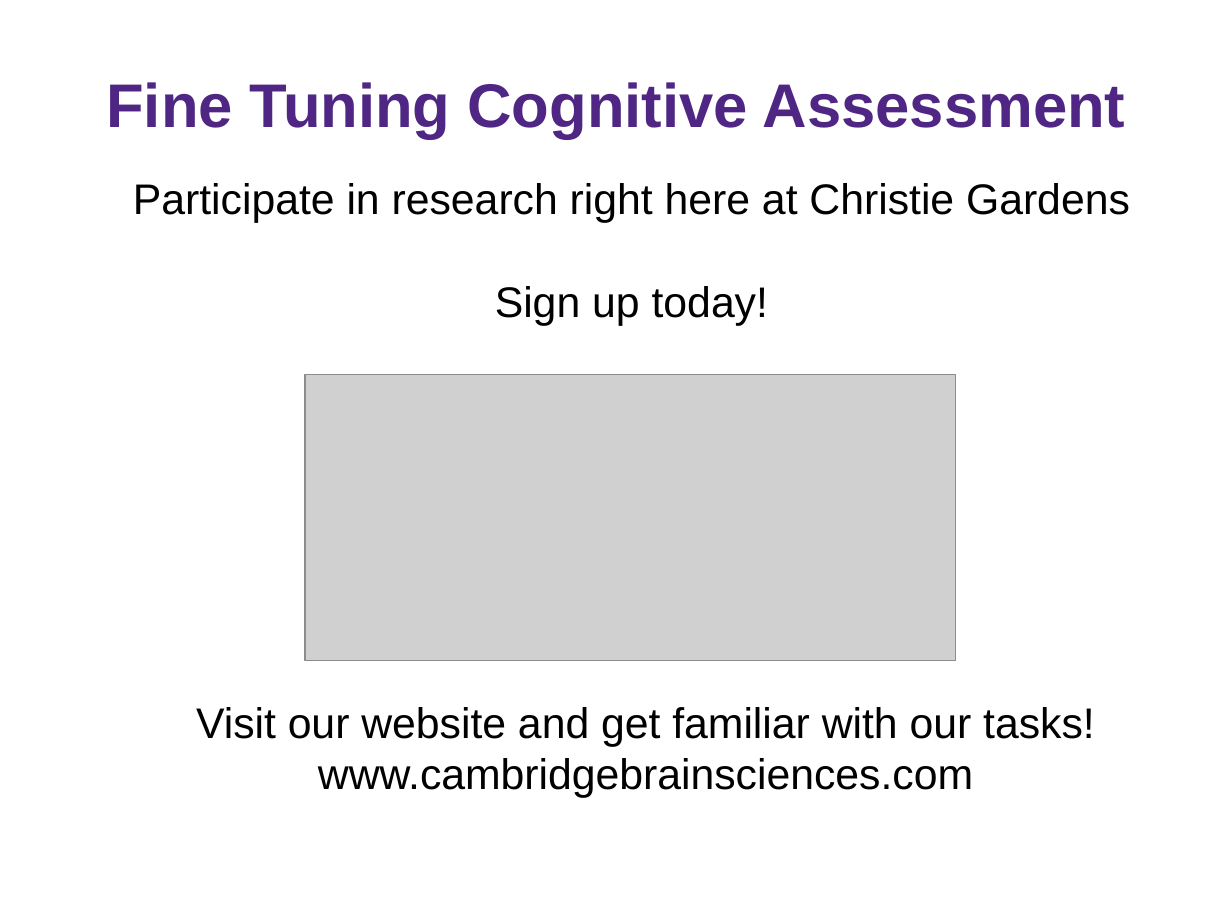
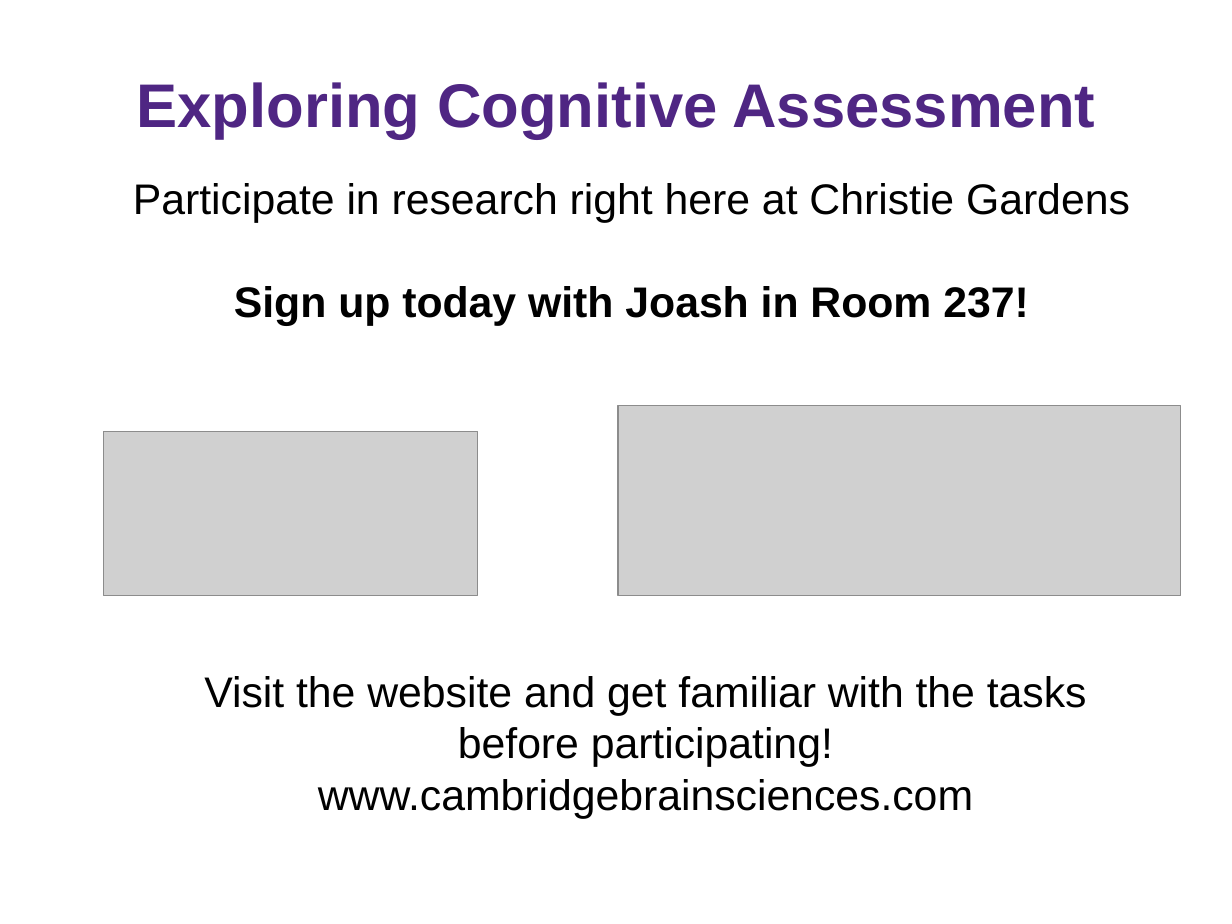
Before and after one commit to asternin/PhDProject, a slide deck: slide 1 of CBS/CBS_ChristieGardens_Ad.pptx. Drawn at 1232x924 pixels with LibreOffice and Linux fonts; fonts in the diff are those of the drawing; grey boxes stand for pictures; background and template pictures are left out. Boxes give left, top, right and bottom in pixels: in the first picture for what was removed or moved away, otherwise in the second. Text is boxed around its words. In the diff, an @@ line names an element or a change of style, - is before the commit and + after.

```diff
--- a/CBS/CBS_ChristieGardens_Ad.pptx
+++ b/CBS/CBS_ChristieGardens_Ad.pptx
@@ title at (137,82,1096,139): text changed @@
-Fine Tuning Cognitive Assessment
+Exploring Cognitive Assessment
@@ text at (234,286,1029,325): text changed; bold on @@
-Sign up today!
+Sign up today with Joash in Room 237!
@@ picture added at (618,405,1181,595) @@
@@ picture: place and size @@
-picture at (306,375,956,660)
+picture at (103,431,478,596)
@@ text "Visit the website and get ...": place and size @@
-text "Visit the website and get ..." at (196,707,1095,798)
+text "Visit the website and get ..." at (204,676,1087,819)
@@ text at (204,676,1087,767): text changed @@
-Visit our website and get familiar with our tasks!
+Visit the website and get familiar with the tasks
+before participating!
```
Also in this commit, not shown: 5 other files.
